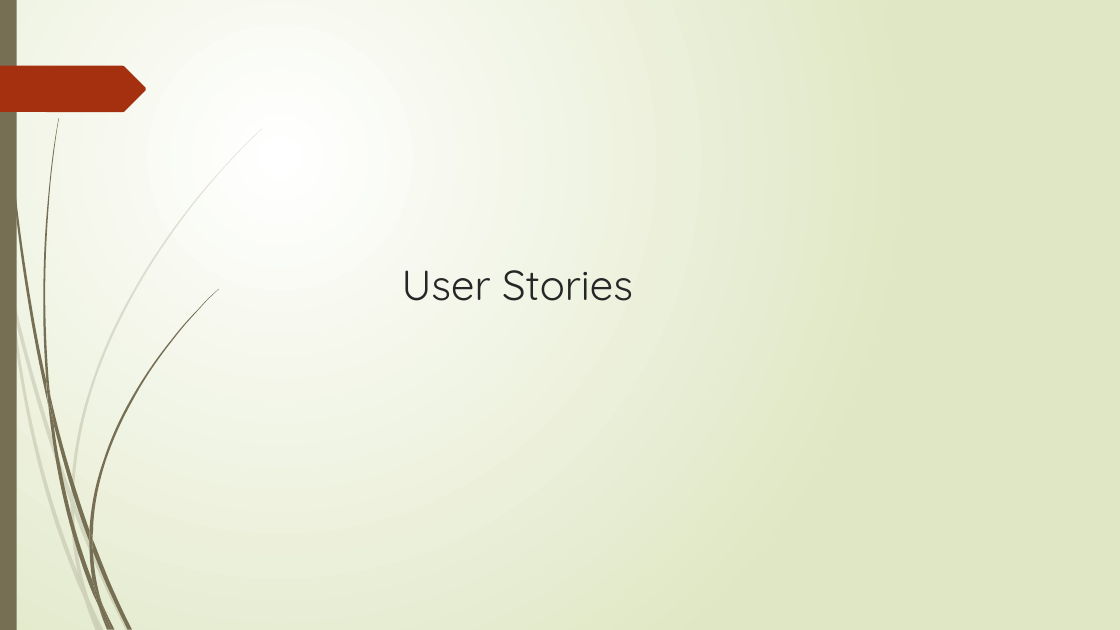
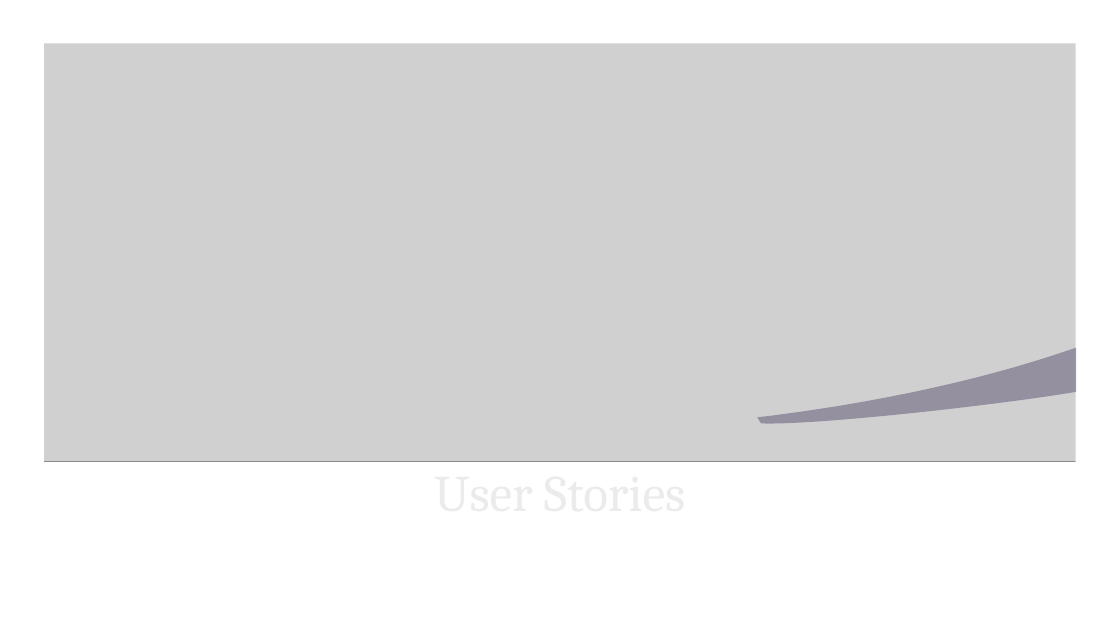
Before and after one commit to Yash-shadow/Online-Job-Portal, a slide deck: slide 3 of Presentation/Online Job Portal-sprint1.pptx. Drawn at 1120x630 pixels with LibreOffice and Linux fonts; fonts in the diff are those of the drawing; grey boxes stand for pictures; background and template pictures are left out; a plain dark background stands for a picture behind light text. Boxes give left, top, right and bottom in pixels: in the first picture for what was removed or moved away, otherwise in the second. Text is boxed around its words. In the diff, an @@ line names an element or a change of style, - is before the commit and + after.

```diff
--- a/Presentation/Online Job Portal-sprint1.pptx
+++ b/Presentation/Online Job Portal-sprint1.pptx
@@ background gradient #FFFFFF to #DFE8C4 to picture (left out) @@
@@ rectangle removed at (0, 0, 17, 630) @@
@@ picture added at (0, 0, 1120, 461) @@
@@ freeform shape added at (0, 0, 1120, 630), fill #FFFFFF @@
@@ rectangle added at (959, 0, 1022, 105), fill #B31166 @@
@@ freeform shape removed at (0, 66, 146, 112) @@
@@ group added at (0, 1, 1078, 630): 4 ellipses, 1 freeform shape @@
@@ freeform shape added at (757, 348, 1076, 423), fill #3B3059 at 40% opacity @@
@@ title "User Stories": place and size @@
-title "User Stories" at (402, 270, 633, 301)
+title "User Stories" at (434, 457, 685, 524)
@@ title "User Stories" at (434, 457, 685, 524): size 36 to 44 pt, font Quicksand to Cambria, text colour #262626 to #EBEBEB; vertical alignment top to bottom @@
@@ group removed at (0, 129, 262, 630): 10 freeform shapes @@
@@ group removed at (3, 0, 218, 630): 12 freeform shapes @@
```
Also in this commit, not shown: 8 other slides changed, 2 other files.
